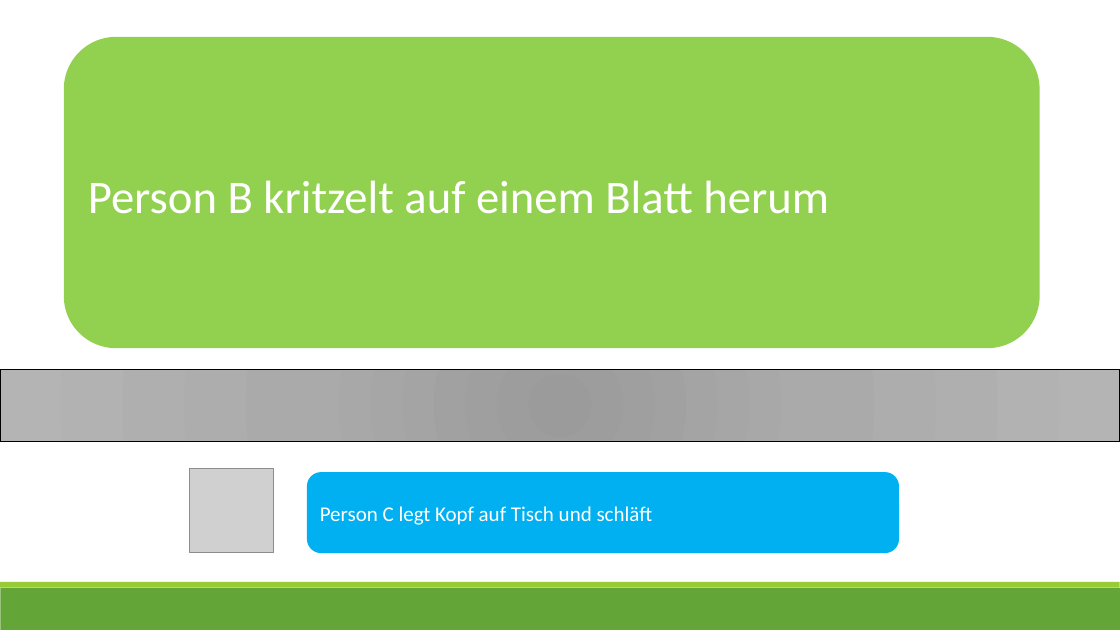
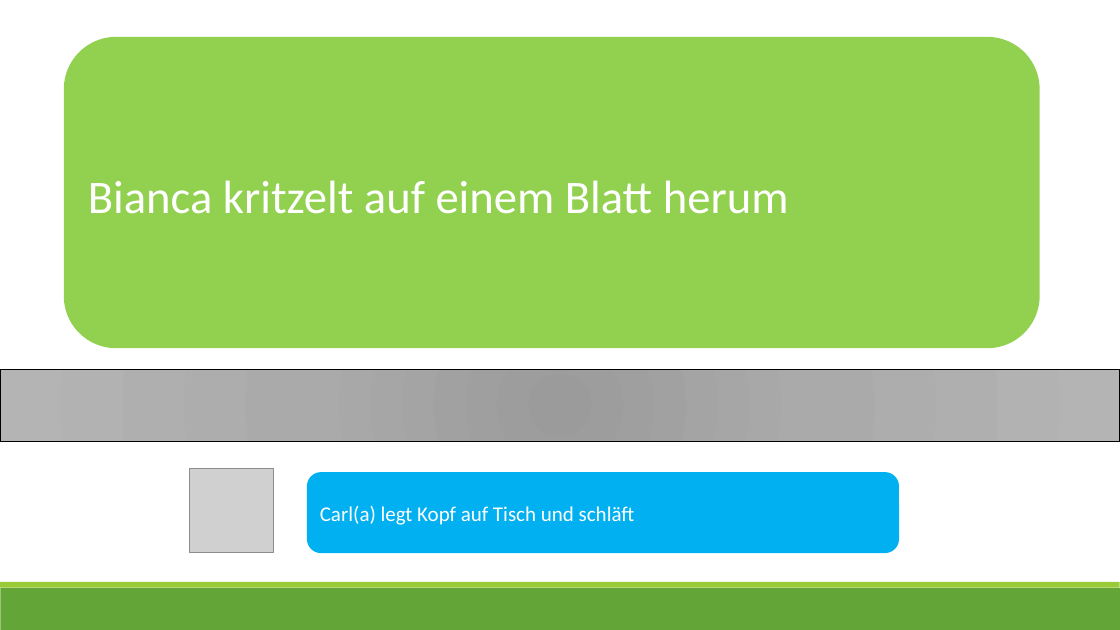
Before and after one commit to ginaamri/Mandy-PhD, a slide deck: slide 13 of studies/Laborstudie ProVisioNET/Scripts/6_script_provisionet_AL.pptx. Drawn at 1120x630 pixels with LibreOffice and Linux fonts; fonts in the diff are those of the drawing; grey boxes stand for pictures. Boxes give left, top, right and bottom in pixels: in the first picture for what was removed or moved away, otherwise in the second. Text is boxed around its words. In the diff, an @@ line names an element or a change of style, - is before the commit and + after.

```diff
--- a/studies/Laborstudie ProVisioNET/Scripts/6_script_provisionet_AL.pptx
+++ b/studies/Laborstudie ProVisioNET/Scripts/6_script_provisionet_AL.pptx
@@ text in rounded rectangle at (88,180,789,214): text changed @@
-Person B kritzelt auf einem Blatt herum
+Bianca kritzelt auf einem Blatt herum
@@ text in rounded rectangle at (320,506,635,525): text changed @@
-Person C legt Kopf auf Tisch und schläft
+Carl(a) legt Kopf auf Tisch und schläft
```
Also in this commit, not shown: 18 other slides changed, 8 other files.
